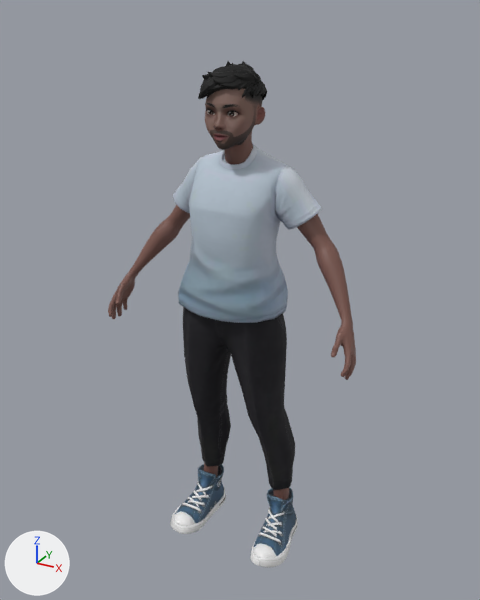
The glTF model public/models/uni.glb, before and after one commit.
Before and after are seen from a 50 mm lens placed at (1.014, -1.852, 1.909), pointed at (-0.002, -0.004, 0.985). The axes (+X, +Y, +Z) are drawn at lower left. The lights are the same throughout. The first picture is the older version. Vertices at exactly the same position are counted once.

In view in the first picture: 'Wolf3D_Body', 'Wolf3D_Hair', 'Wolf3D_Head', 'Wolf3D_Outfit_Bottom', 'Wolf3D_Outfit_Footwear', 'Wolf3D_Outfit_Top' and 1 more.
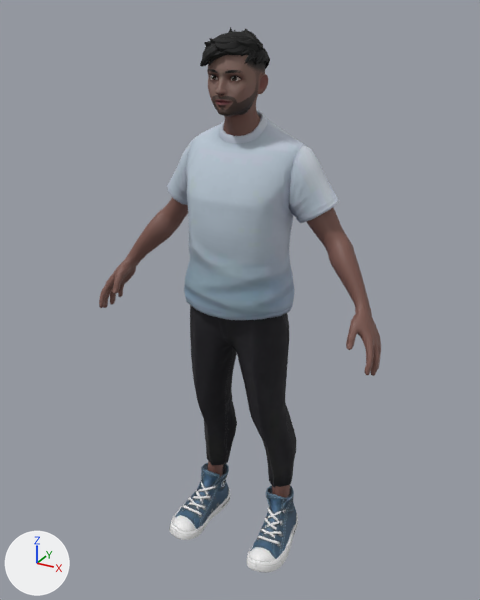
The change, as a list of edits to the scene's bpy script:
```text
Change me_wolf3d_head:
    remove me_wolf3d_head.from_pydata(...)  # 2060 vertices, 4094 faces; spans x -0.091..0.091, y -0.151..0.056, z 1.432..1.743
    add me_wolf3d_head.from_pydata(...)  # 2060 vertices, 4094 faces; spans x -0.096..0.096, y -0.143..0.087, z 1.521..1.833
    me_wolf3d_head part 1: 2060 of 2060 vertices moved; they spanned x -0.091..0.091, y -0.151..0.056, z 1.432..1.743 and now span x -0.096..0.096, y -0.143..0.087, z 1.521..1.833; mean shift (0.0, 0.017, 0.094)
Change me_wolf3d_hair:
    remove me_wolf3d_hair.from_pydata(...)  # 937 vertices, 1868 faces; spans x -0.09..0.086, y -0.152..0.074, z 1.638..1.767
    add me_wolf3d_hair.from_pydata(...)  # 937 vertices, 1868 faces; spans x -0.09..0.086, y -0.137..0.089, z 1.728..1.857
    me_wolf3d_hair part 2: the whole mesh is moved by (0.0, 0.015, 0.09)
Change me_wolf3d_outfit_top:
    remove me_wolf3d_outfit_top.from_pydata(...)  # 580 vertices, 1156 faces; spans x -0.267..0.267, y -0.199..0.098, z 0.989..1.525
    add me_wolf3d_outfit_top.from_pydata(...)  # 580 vertices, 1156 faces; spans x -0.309..0.309, y -0.168..0.144, z 0.981..1.616
    me_wolf3d_outfit_top part 3: 580 of 580 vertices moved; they spanned x -0.267..0.267, y -0.199..0.098, z 0.989..1.525 and now span x -0.309..0.309, y -0.168..0.144, z 0.981..1.616; mean shift (0.0, 0.035, 0.03)
Change me_wolf3d_outfit_bottom:
    remove me_wolf3d_outfit_bottom.from_pydata(...)  # 600 vertices, 1196 faces; spans x -0.203..0.204, y -0.169..0.094, z 0.223..1.099
    add me_wolf3d_outfit_bottom.from_pydata(...)  # 600 vertices, 1196 faces; spans x -0.193..0.194, y -0.137..0.128, z 0.217..1.1
    me_wolf3d_outfit_bottom part 4: 600 of 600 vertices moved; they spanned x -0.203..0.204, y -0.169..0.094, z 0.223..1.099 and now span x -0.193..0.194, y -0.137..0.128, z 0.217..1.1; mean shift (0.0, 0.032, -0.006)
Change me_wolf3d_outfit_footwear:
    remove me_wolf3d_outfit_footwear.from_pydata(...)  # 1346 vertices, 1922 faces; spans x -0.246..0.246, y -0.195..0.115, z 0.0..0.208
    add me_wolf3d_outfit_footwear.from_pydata(...)  # 1346 vertices, 1922 faces; spans x -0.244..0.244, y -0.212..0.134, z -0.012..0.204
    me_wolf3d_outfit_footwear part 5: the loose piece of 25 vertices spanning x -0.205..-0.13, y -0.087..-0.06, z 0.079..0.099 is multiplied about its middle by the matrix ((0.97, -0.008, 0.088), (0.008, 0.974, 0.001), (-0.088, 0.0, 0.97)), then moved by (0.004, -0.002, -0.009)
    me_wolf3d_outfit_footwear part 6: the loose piece of 25 vertices spanning x 0.13..0.205, y -0.087..-0.06, z 0.079..0.099 is multiplied about its middle by the matrix ((0.97, 0.008, -0.088), (-0.008, 0.974, 0.001), (0.088, 0.0, 0.97)), then moved by (-0.004, -0.002, -0.009)
    me_wolf3d_outfit_footwear part 7: 648 of 1346 vertices moved; they spanned x -0.246..-0.102, y -0.195..0.115, z 0.0..0.208 and now span x -0.244..-0.091, y -0.212..0.134, z -0.012..0.204; mean shift (0.006, 0.005, -0.009); largest move (-0.188, 0.102, 0.055) -> (-0.175, 0.124, 0.048)
    me_wolf3d_outfit_footwear part 8: 648 of 1346 vertices moved; they spanned x 0.102..0.246, y -0.195..0.115, z 0.0..0.208 and now span x 0.091..0.244, y -0.212..0.134, z -0.012..0.204; mean shift (-0.006, 0.005, -0.009); largest move (0.188, 0.102, 0.055) -> (0.175, 0.124, 0.048)
Change me_wolf3d_body:
    remove me_wolf3d_body.from_pydata(...)  # 2958 vertices, 5816 faces; spans x -0.464..0.464, y -0.177..0.077, z 0.084..1.326
    add me_wolf3d_body.from_pydata(...)  # 2958 vertices, 5816 faces; spans x -0.53..0.53, y -0.15..0.112, z 0.077..1.349
    me_wolf3d_body part 9: 1377 of 2958 vertices moved; they spanned x -0.464..-0.182, y -0.177..0.069, z 0.87..1.326 and now span x -0.53..-0.204, y -0.15..0.112, z 0.884..1.349; mean shift (-0.049, 0.039, 0.021); largest move (-0.442, -0.087, 0.886) -> (-0.51, -0.032, 0.906)
    me_wolf3d_body part 10: 1377 of 2958 vertices moved; they spanned x 0.182..0.464, y -0.177..0.069, z 0.87..1.326 and now span x 0.204..0.53, y -0.15..0.112, z 0.884..1.349; mean shift (0.049, 0.039, 0.021); largest move (0.442, -0.087, 0.886) -> (0.51, -0.032, 0.906)
    me_wolf3d_body part 11: 102 of 2958 vertices moved; they spanned x -0.191..-0.121, y -0.03..0.077, z 0.084..0.274 and now span x -0.194..-0.108, y -0.019..0.105, z 0.077..0.266; mean shift (0.009, 0.019, -0.005); largest move (-0.137, 0.07, 0.272) -> (-0.125, 0.099, 0.263)
    me_wolf3d_body part 12: 102 of 2958 vertices moved; they spanned x 0.121..0.191, y -0.03..0.077, z 0.084..0.274 and now span x 0.108..0.194, y -0.019..0.105, z 0.077..0.266; mean shift (-0.009, 0.019, -0.005); largest move (0.137, 0.07, 0.272) -> (0.125, 0.099, 0.263)
```

Changed parts and their boxes [x1, y1, x2, y2] in the pictures (480 x 600 px; the box of a moved part takes in the faces that stretch with it):
'Wolf3D_Outfit_Top', reshaped (15% wider, 17% taller): before [173, 143, 322, 323]; after [167, 110, 339, 320]
'Wolf3D_Outfit_Bottom', reshaped: before [183, 307, 295, 490]; after [190, 305, 296, 487]
'Wolf3D_Body', reshaped (14% wider, 8% taller): before [108, 205, 356, 500]; after [99, 197, 381, 517]
'Wolf3D_Outfit_Footwear', reshaped: before [170, 464, 298, 568]; after [169, 463, 298, 573]
'Wolf3D_Head', reshaped: before [205, 87, 265, 165]; after [207, 53, 268, 136]
'Wolf3D_Hair', moved: before [198, 61, 267, 101]; after [200, 27, 270, 69]
part 5 of me_wolf3d_outfit_footwear, moved or reshaped: before [188, 500, 205, 505]; after [188, 502, 205, 508]
part 6 of me_wolf3d_outfit_footwear, moved or reshaped: before [262, 526, 277, 537]; after [261, 529, 275, 538]
part 7 of me_wolf3d_outfit_footwear, moved or reshaped: before [170, 464, 226, 534]; after [169, 463, 230, 540]
part 8 of me_wolf3d_outfit_footwear, moved or reshaped: before [250, 488, 298, 568]; after [247, 485, 298, 573]
part 9 of me_wolf3d_body, moved or reshaped: before [108, 205, 190, 319]; after [99, 197, 188, 308]
part 10 of me_wolf3d_body, moved or reshaped: before [297, 214, 356, 380]; after [307, 208, 381, 376]
part 11 of me_wolf3d_body, moved or reshaped: before [204, 463, 218, 477]; after [207, 461, 223, 489]
part 12 of me_wolf3d_body, moved or reshaped: before [273, 488, 289, 500]; after [272, 485, 290, 517]
